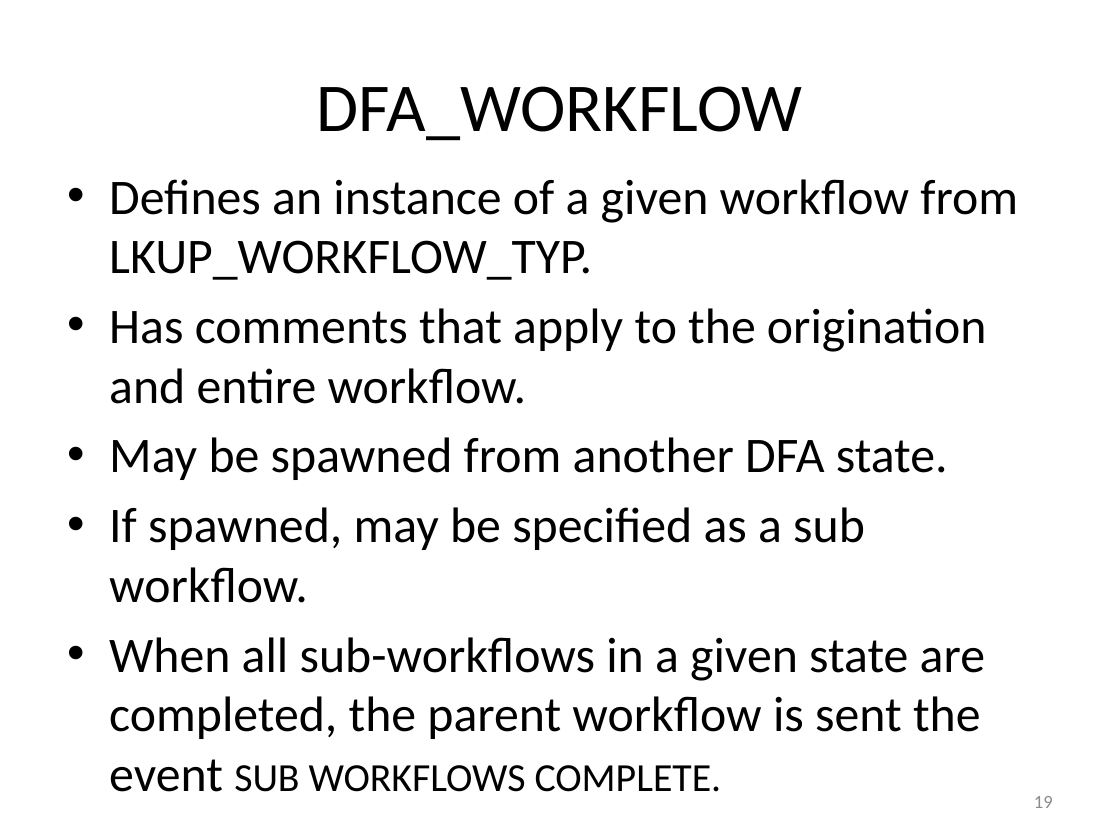
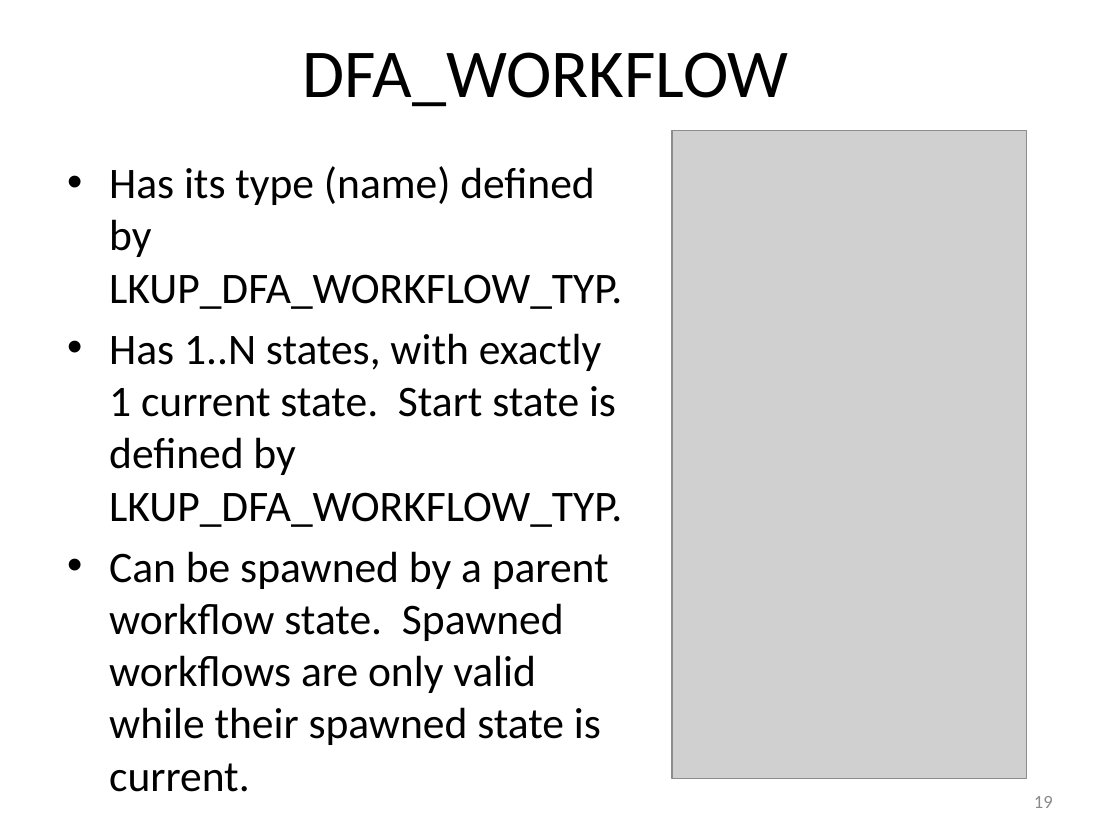
Before and after one commit to RichardRoda/DFA-Workflow-Model, a slide deck: slide 19 of Modeling Workflows with Event Driven DFA.pptx. Drawn at 1120x840 pixels with LibreOffice and Linux fonts; fonts in the diff are those of the drawing; grey boxes stand for pictures. Boxes give left, top, right and bottom in pixels: in the first picture for what was removed or moved away, otherwise in the second. Text is boxed around its words. In the diff, an @@ line names an element or a change of style, - is before the commit and + after.

```diff
--- a/Modeling Workflows with Event Driven DFA.pptx
+++ b/Modeling Workflows with Event Driven DFA.pptx
@@ title "DFA_WORKFLOW": place and size @@
-title "DFA_WORKFLOW" at box(317, 86, 803, 141)
+title "DFA_WORKFLOW" at box(303, 52, 789, 107)
@@ picture added at box(672, 131, 1027, 778) @@
@@ text at box(109, 166, 622, 792): text changed; size 32 to 28 pt @@
-• Defines an instance of a given workflow from LKUP_WORKFLOW_TYP.
-• Has comments that apply to the origination and entire workflow.
-• May be spawned from another DFA state.
-• If spawned, may be specified as a sub workflow.
-• When all sub-workflows in a given state are completed, the parent workflow is sent the event sub workflows complete.
+• Has its type (name) defined by LKUP_DFA_WORKFLOW_TYP.
+• Has 1..N states, with exactly 1 current state. Start state is defined by LKUP_DFA_WORKFLOW_TYP.
+• Can be spawned by a parent workflow state. Spawned workflows are only valid while their spawned state is current.
```
Also in this commit, not shown: 5 other slides changed, 6 other files.
